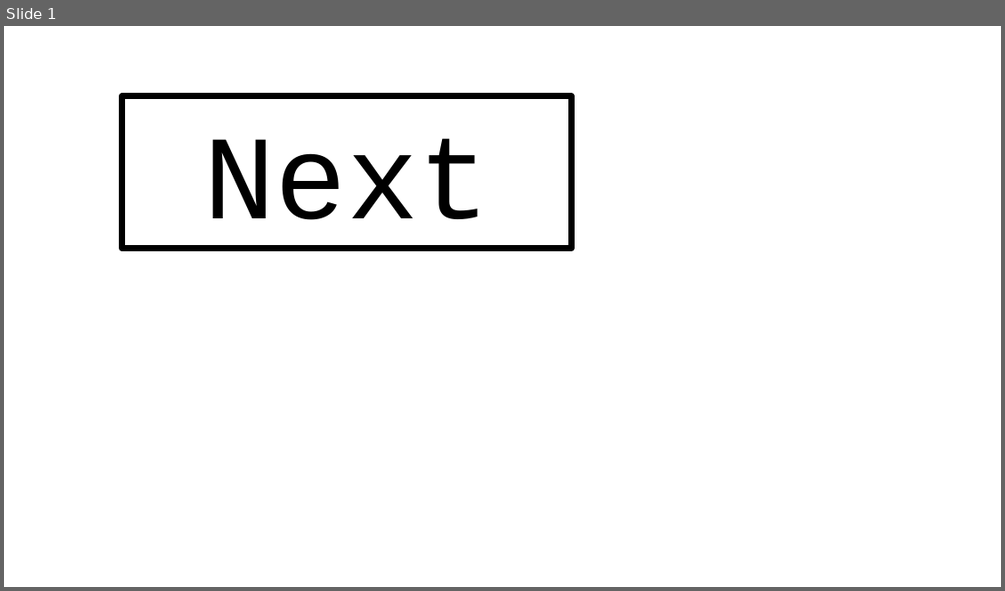
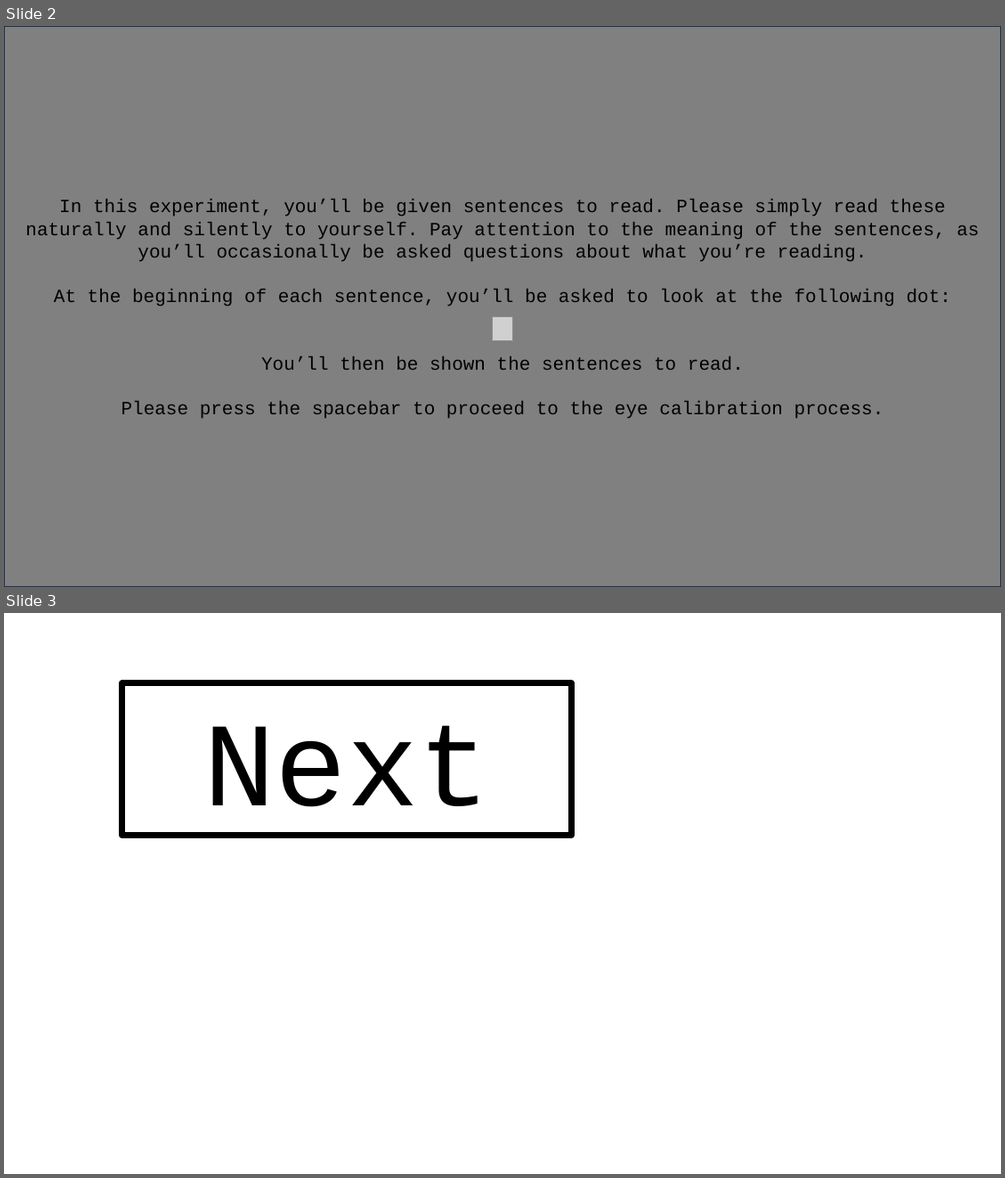
Before and after one commit to aliebeltsissa/bilingualboundary, a slide deck: images/image_creation.pptx. Shown one above the other, each under a label of ours: slide 1 before the commit, slides 2 and 3 after it. The pictures are 1005x591 and 1005x1178 pixels, drawn with LibreOffice and Linux fonts; fonts in the diff are those of the drawing; grey boxes stand for pictures. Boxes give left, top, right and bottom in pixels: in the first picture for what was removed or moved away, otherwise in the second. Text is boxed around its words. In the diff, an @@ line names an element or a change of style, - is before the commit and + after.

```diff
--- a/images/image_creation.pptx
+++ b/images/image_creation.pptx
@@ slide 2 added at (4,26,1001,587), background #FFFFFF @@
@@ rectangle added at (4,26,1001,587), fill #808080, outline #1E3256 1 pt, 18 pt, text #000000 @@
+In this experiment, you’ll be given sentences to read. Please simply read these naturally and silently to yourself. Pay attention to the meaning of the sentences, as you’ll occasionally be asked questions about what you’re reading.
+At the beginning of each sentence, you’ll be asked to look at the following dot:
+You’ll then be shown the sentences to read.
+Please press the spacebar to proceed to the eye calibration process.
@@ picture added at (493,317,513,341) @@
@@ what was slide 1 is now slide 3 @@
```
Also in this commit, not shown: 1 other slide added, 14 other files.
